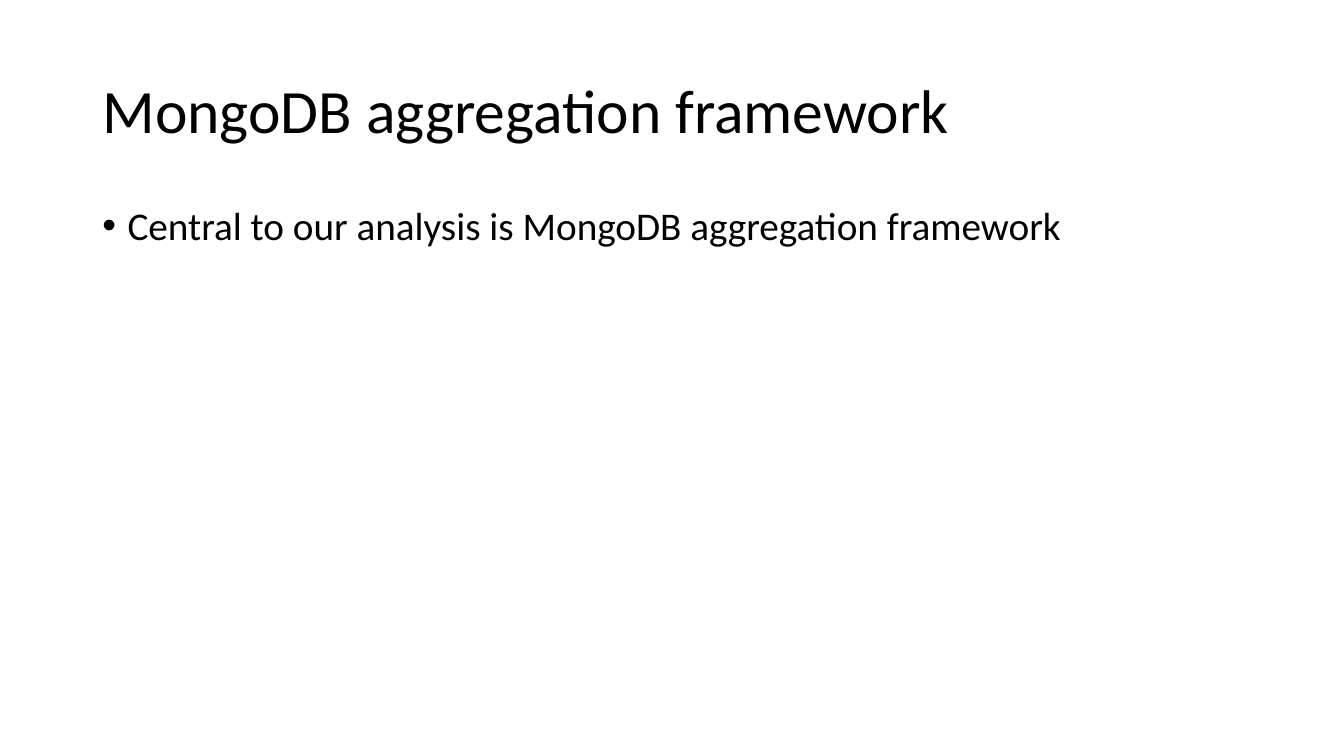
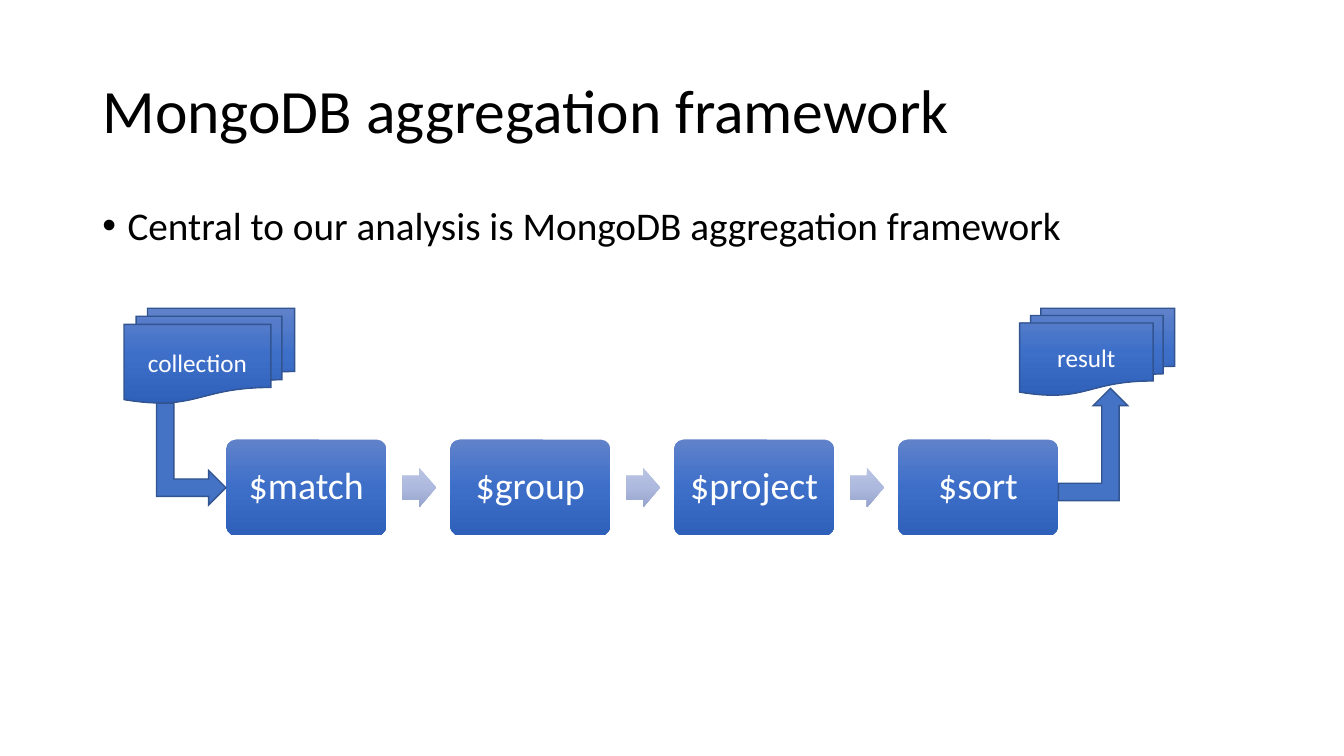
Before and after one commit to shravan-kuchkula/TermProject, a slide deck: slide 10 of MongoDB-TermProject.pptx. Drawn at 1344x756 pixels with LibreOffice and Linux fonts; fonts in the diff are those of the drawing. Boxes give left, top, right and bottom in pixels: in the first picture for what was removed or moved away, otherwise in the second. Text is boxed around its words. In the diff, an @@ line names an element or a change of style, - is before the commit and + after.

```diff
--- a/MongoDB-TermProject.pptx
+++ b/MongoDB-TermProject.pptx
@@ flow chart multidocument added at [124,309,294,403], fill gradient #6183CB to #3E70CA to #3062BB, outline #325491 1 pt, 18 pt, text #FFFFFF @@
+collection
@@ flow chart multidocument added at [1020,309,1176,396], fill gradient #6183CB to #3E70CA to #3062BB, outline #325491 1 pt, 18 pt, text #FFFFFF @@
+result
@@ bent up arrow added at [1059,388,1128,500], fill #4472C4, outline #325491 1 pt @@
@@ bent up arrow added at [156,403,226,505], fill #4472C4, outline #325491 1 pt @@
@@ group added at [227,440,1059,535]: 4 rounded rectangles, 4 texts, 3 right arrows @@
+$match
+$group
+$project
+$sort
```
Also in this commit, not shown: 6 other slides changed, 8 slides added, 4 slides removed.
